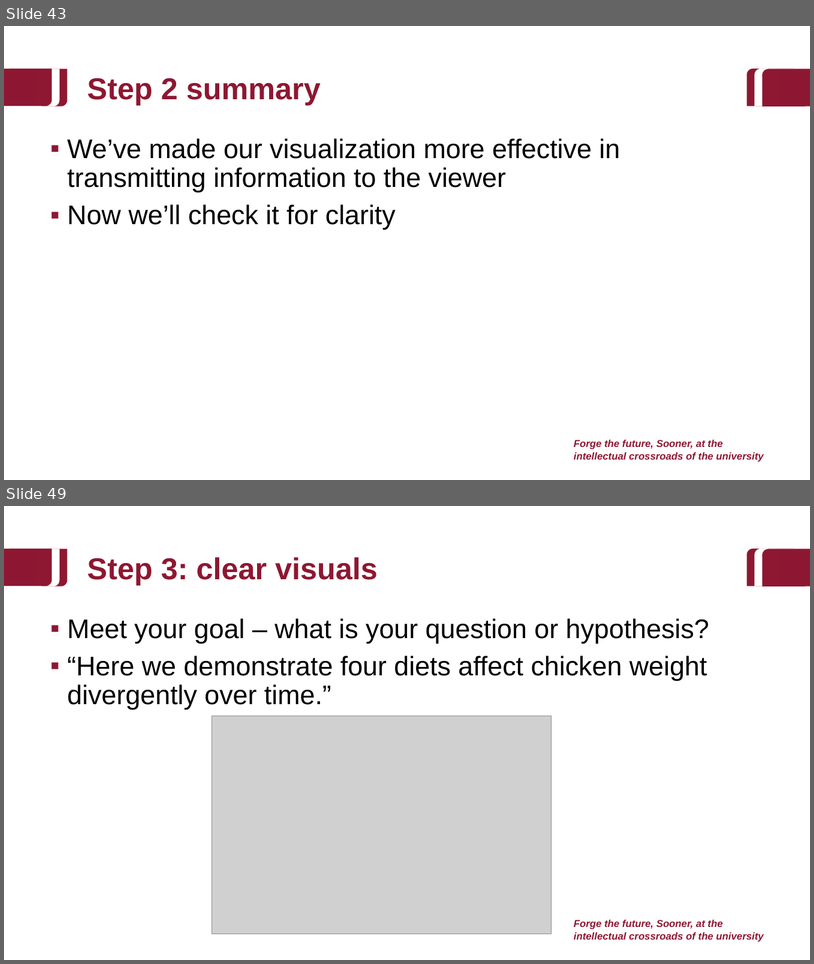
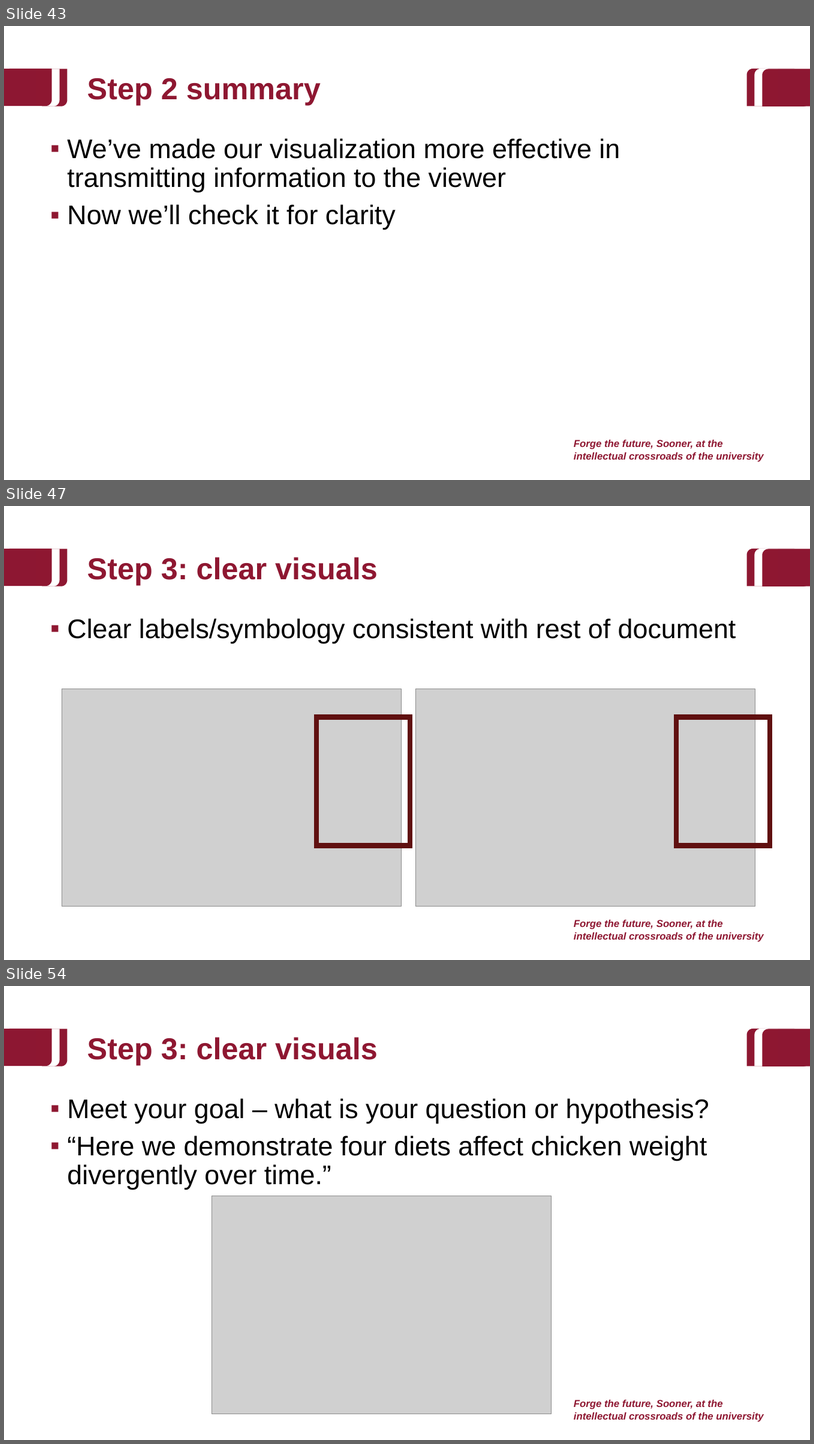
Before and after one commit to baeolophus/2025_data_viz_research, a slide deck: activities.pptx. Shown one above the other, each under a label of ours: slides 43 and 49 before the commit, slides 43, 47 and 54 after it; the slides between them are not shown. The pictures are 814x964 and 814x1444 pixels, drawn with LibreOffice and Linux fonts; fonts in the diff are those of the drawing; grey boxes stand for pictures; background and template pictures are left out. Boxes give left, top, right and bottom in pixels: in the first picture for what was removed or moved away, otherwise in the second. Text is boxed around its words. In the diff, an @@ line names an element or a change of style, - is before the commit and + after.

```diff
--- a/activities.pptx
+++ b/activities.pptx
@@ slide 47 added at [4, 506, 810, 960], background #FFFFFF; not listed: 9 template elements that a slide beside it also shows @@
@@ title added at [87, 557, 378, 585], 36 pt, text #8E1731, bold @@
+Step 3: clear visuals
@@ text added at [67, 618, 737, 643], 32 pt, text #000000 @@
+▪ Clear labels/symbology consistent with rest of document
@@ picture added at [62, 688, 401, 906] @@
@@ picture added at [416, 688, 755, 906] @@
@@ rectangle added at [317, 717, 410, 846], outline #611011 6 pt @@
@@ rectangle added at [677, 717, 770, 846], outline #611011 6 pt @@
@@ what was slide 49 is now slide 54 @@
```
Also in this commit, not shown: 6 slides changed, 4 other slides added.
